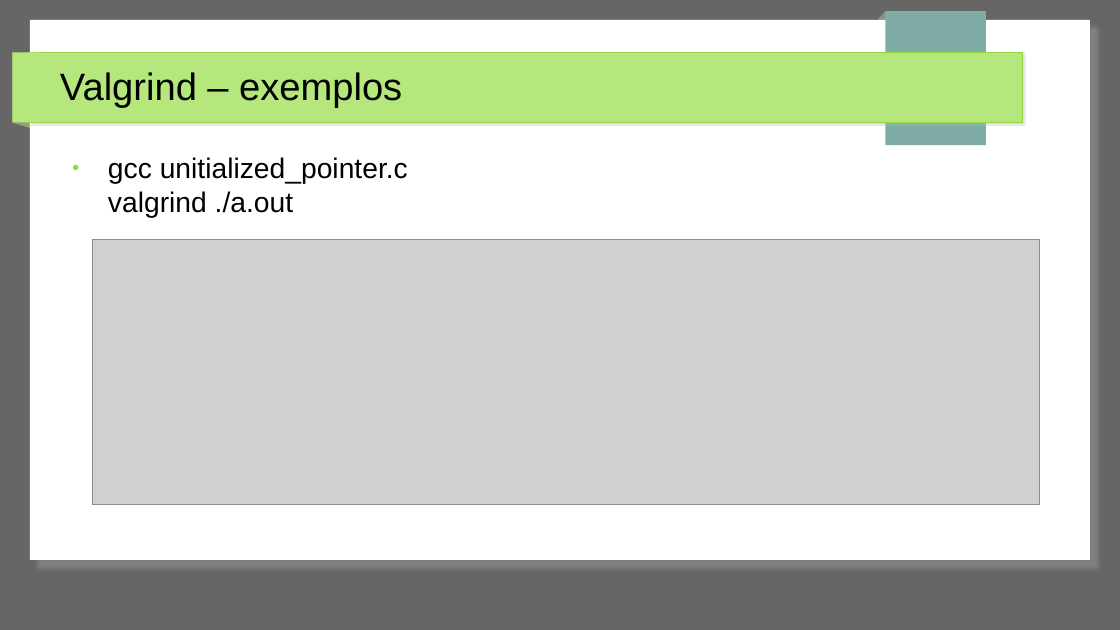
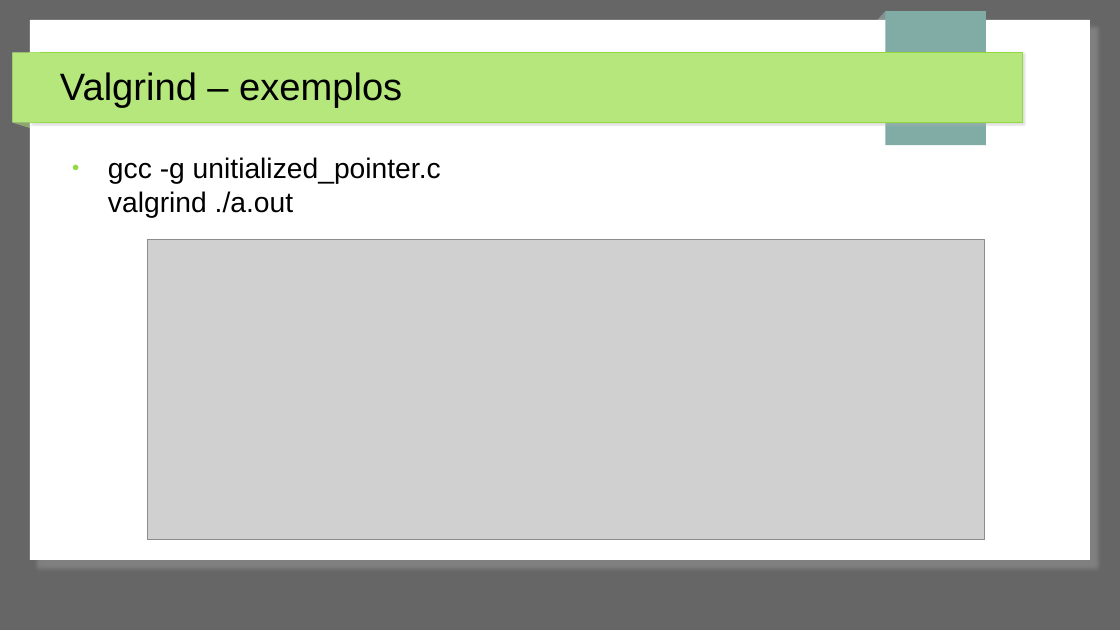
Before and after one commit to jpantonow/SB-T1-ANALISADORES, a slide deck: slide 31 of Slides.odp. Drawn at 1120x630 pixels with LibreOffice and Linux fonts; fonts in the diff are those of the drawing; grey boxes stand for pictures. Boxes give left, top, right and bottom in pixels: in the first picture for what was removed or moved away, otherwise in the second. Text is boxed around its words. In the diff, an @@ line names an element or a change of style, - is before the commit and + after.

```diff
--- a/Slides.odp
+++ b/Slides.odp
@@ text at (108, 157, 441, 218): text changed @@
-● gcc unitialized_pointer.c
-  valgrind ./a.out
+● gcc -g unitialized_pointer.c
+  valgrind ./a.out
@@ picture: place and size @@
-picture at (92, 240, 1040, 504)
+picture at (147, 240, 985, 540)
```
Also in this commit, not shown: 7 other slides changed.
